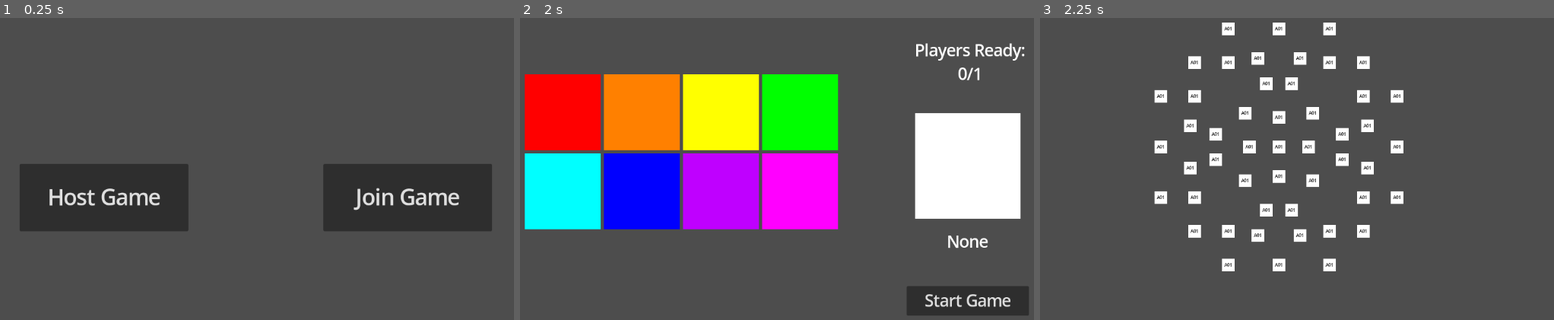
Above: before the commit, frames 1-3 (left to right).
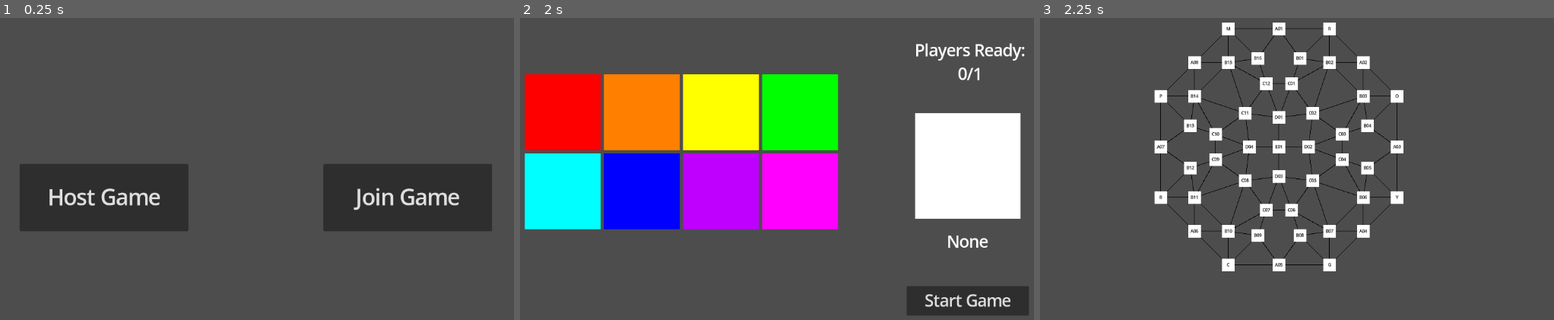
Above: after the commit, the same moments.

Repository: JadenValdez/DivideAndConquer
Game: Godot game, scene res://Scenes/Multiplayer.tscn
Same seed, same stepped clock (60 frames per second), same inputs: the game is played once before the commit and once after it.
Inputs (mouse positions are in pixels of both pictures, inside the frame that each line leads up to):
- Up to frame 1 (0.25 s): no input
- Up to frame 2 (2 s): tap Enter at 0.5 s; move the mouse to (910, 147) at 0.52 s; click (910, 147) at 0.67 s; click "Host Game" at 1.25 s
- Up to frame 3 (2.25 s): click "Start Game" at 2 s

Frames 1-2 are identical in both runs. In frame 3, 1.7% of the frame differs, in the area x 22-71%, y 2-83%.
Error before the commit: Trying to assign an array of type "Array" to a variable of type "Array[String]". (res://Scripts/Territory.gd:16)

Commit message:
Added Board Lines
Added a function that draws board lines based on each tile's neighbors.

Diff:
--- a/Scenes/MainBoard.tscn
+++ b/Scenes/MainBoard.tscn
@@ -1,7 +1,8 @@
-[gd_scene load_steps=3 format=3 uid="uid://bj4j158tv1i24"]
+[gd_scene load_steps=4 format=3 uid="uid://bj4j158tv1i24"]
 
 [ext_resource type="Script" path="res://Scripts/MainBoard.gd" id="1_2k0u8"]
 [ext_resource type="PackedScene" uid="uid://bstvhaqdh3i70" path="res://Scenes/Territory.tscn" id="1_jx5dg"]
+[ext_resource type="Script" path="res://Scripts/BoardLines.gd" id="3_l8gkv"]
 
 [node name="MainBoard" type="Node2D"]
 script = ExtResource("1_2k0u8")
@@ -92,45 +93,44 @@
 tile_type = "A"
 
 [node name="BO" type="Node2D" parent="."]
-position = Vector2(384, 128)
 
 [node name="B01" parent="BO" instance=ExtResource("1_jx5dg")]
-position = Vector2(200, -8)
+position = Vector2(584, 120)
 tile_id = "B01"
 tile_type = "BO"
 
 [node name="B03" parent="BO" instance=ExtResource("1_jx5dg")]
-position = Vector2(320, 64)
+position = Vector2(704, 192)
 tile_id = "B03"
 tile_type = "BO"
 
 [node name="B05" parent="BO" instance=ExtResource("1_jx5dg")]
-position = Vector2(328, 200)
+position = Vector2(712, 328)
 tile_id = "B05"
 tile_type = "BO"
 
 [node name="B07" parent="BO" instance=ExtResource("1_jx5dg")]
-position = Vector2(256, 320)
+position = Vector2(640, 448)
 tile_id = "B07"
 tile_type = "BO"
 
 [node name="B09" parent="BO" instance=ExtResource("1_jx5dg")]
-position = Vector2(120, 328)
+position = Vector2(504, 456)
 tile_id = "B09"
 tile_type = "BO"
 
 [node name="B11" parent="BO" instance=ExtResource("1_jx5dg")]
-position = Vector2(0, 256)
+position = Vector2(384, 384)
 tile_id = "B11"
 tile_type = "BO"
 
 [node name="B13" parent="BO" instance=ExtResource("1_jx5dg")]
-position = Vector2(-8, 120)
+position = Vector2(376, 248)
 tile_id = "B13"
 tile_type = "BO"
 
 [node name="B15" parent="BO" instance=ExtResource("1_jx5dg")]
-position = Vector2(64, 0)
+position = Vector2(448, 128)
 tile_id = "B15"
 tile_type = "BO"
 
@@ -268,3 +268,6 @@
 position = Vector2(544, 288)
 tile_id = "E01"
 tile_type = "E"
+
+[node name="BoardLines" type="Node2D" parent="."]
+script = ExtResource("3_l8gkv")
--- /dev/null
+++ b/Scripts/BoardLines.gd
@@ -0,0 +1,35 @@
+extends Node2D
+
+var tile_position_var: Vector2
+var position1: Vector2
+var position2: Vector2
+
+# Called when the node enters the scene tree for the first time.
+func _ready() -> void:
+	SignalBus.set_tile_position.connect(_set_tile_position)
+	draw_connections()
+
+func draw_connections() -> void:
+	for tile1 in TileNeighbors.CONNECTIONS:
+		SignalBus.get_tile_position.emit(tile1)
+		position1 = tile_position_var
+
+		print(tile1)
+		print(position1)
+
+		for tile2 in TileNeighbors.CONNECTIONS[tile1]:
+			SignalBus.get_tile_position.emit(tile2)
+			position2 = tile_position_var
+
+			print(tile2)
+			print(position2)
+
+			var line = Line2D.new()
+			line.points = [position1, position2]
+			line.width = 1
+			line.default_color = Color(0, 0, 0, 1)
+			line.z_index = -1
+			add_child(line)
+
+func _set_tile_position(tile_position: Vector2) -> void:
+	tile_position_var = tile_position
--- a/Scripts/SignalBus.gd
+++ b/Scripts/SignalBus.gd
@@ -6,6 +6,6 @@
 signal start_game
 
 signal get_tile_position
-signal send_tile_position
+signal set_tile_position
 
 signal select_tile
--- a/Scripts/Territory.gd
+++ b/Scripts/Territory.gd
@@ -5,7 +5,7 @@
 
 @export var tile_id: String
 @export var tile_type: String
-@export var neighbors: Array[String]
+@export var neighbors: Array
 
 var current_owner: Dictionary = {
 	"Name": "None",
@@ -13,6 +13,8 @@
 }
 
 func _ready() -> void:
+	SignalBus.get_tile_position.connect(_get_tile_position)
+
 	neighbors = TileNeighbors.NEIGHBORS[tile_id]
 	label.text = tile_id
 
@@ -25,3 +27,7 @@
 		match event.button_index:
 			MOUSE_BUTTON_LEFT:
 				SignalBus.select_tile.emit(tile_id)
+
+func _get_tile_position(id: String) -> void:
+	if id == tile_id:
+		SignalBus.set_tile_position.emit(self.position)
